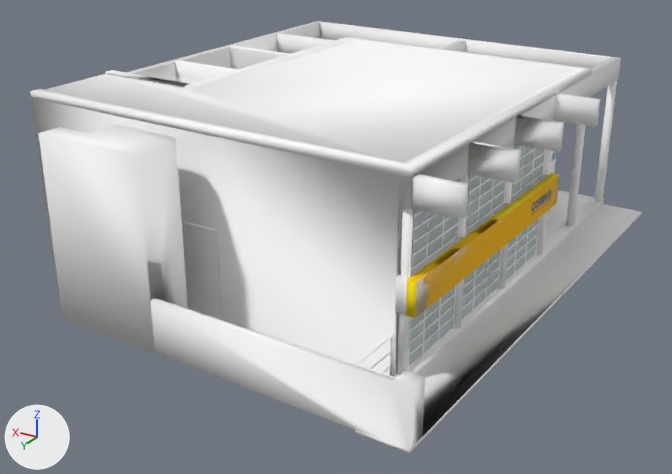
One commit to the glTF model data/modelos-3d/correo.glb: the scene before it, then after it.
Rendered twice from a 50 mm lens placed at (-20.2, 37.0, 20.0), pointed at (2.1, -0.2, 1.4). The lights are fixed; the arrows at lower left show +X, +Y and +Z. The first picture is the older version. Where no turn or scale is listed for an object, it has been applied to the vertices. Vertices at exactly the same position are counted once.

Names of what the first picture shows: 'Correo'.
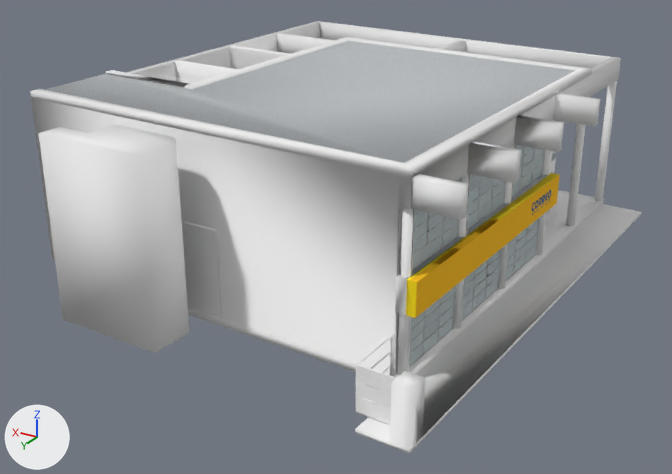
The newer file is also turned or shifted as a whole; pictures and numbers use the older file's frame.

Boxes (x1, y1, x2, y2) around the edits, measured in the pictures (672 x 474 px):
part 1 of me_correo, deleted
    before: (150, 298, 395, 443)
part 2 of me_correo, recoloured
    both: (33, 21, 620, 439)
part 3 of me_correo, recoloured
    both: (45, 41, 575, 368)

The change, as a list of edits to the scene's bpy script:
```text
Add img_steel_brushed_stainless:
    img_steel_brushed_stainless = load_image('Steel_Brushed_Stainless', '_unpacked/Steel_Brushed_Stainless', 600, 600, 'sRGB')
Add img_logod_correo_argentino1:
    img_logod_correo_argentino1 = load_image('logod_correo_argentino1_', '_unpacked/logod_correo_argentino1_', 81, 60, 'sRGB')
Add mat_steel_brushed_stainless:
    mat_steel_brushed_stainless = principled_material('Steel_Brushed_Stainless')
    mat_steel_brushed_stainless.texture = img_steel_brushed_stainless
    mat_steel_brushed_stainless.roughness = 1.0
Add mat_color_m01:
    mat_color_m01 = principled_material('Color_M01')
    mat_color_m01.base_color = (0.886, 0.886, 0.886)  # white #f2f2f2
    mat_color_m01.roughness = 1.0
Add mat_logod_correo_argentino1:
    mat_logod_correo_argentino1 = principled_material('logod_correo_argentino1_')
    mat_logod_correo_argentino1.texture = img_logod_correo_argentino1
    mat_logod_correo_argentino1.roughness = 1.0
Change me_correo:
    used by ob_correo; location = (-7.59, -19.26, 0.0)
    remove me_correo.from_pydata(...)  # 3326 vertices, 6688 faces; spans x -2.0..21.6, y 3.4..31.6, z 0.0..9.1
    add me_correo.from_pydata(...)  # 3318 vertices, 6658 faces; spans x -2.0..21.6, y 3.4..31.6, z 0.0..9.1
    me_correo part 1: 8 vertices removed from x 0.0..11.3, y 30.8..31.4, z 0.2..2.7
    me_correo part 2: 1979 faces spanning x -2.0..21.6, y 3.4..31.6, z 0.0..9.1 switch from mat_frontcolor (white #ffffff) to mat_color_m01 (white #f2f2f2)
    me_correo part 3: 3554 faces spanning x 0.9..21.5, y 5.4..27.3, z 0.5..9.0 switch from mat_frontcolor (white #ffffff) to mat_steel_brushed_stainless (picture img_steel_brushed_stainless)
    other edits to the shape of me_correo do not show in these pictures
    add me_correo.materials.append(mat_logod_correo_argentino1)  # picture img_logod_correo_argentino1
```
